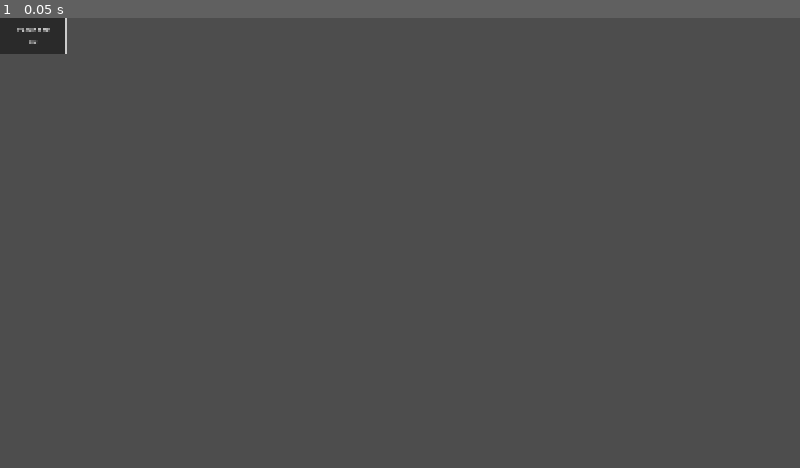
Above: before the commit, frame 1.
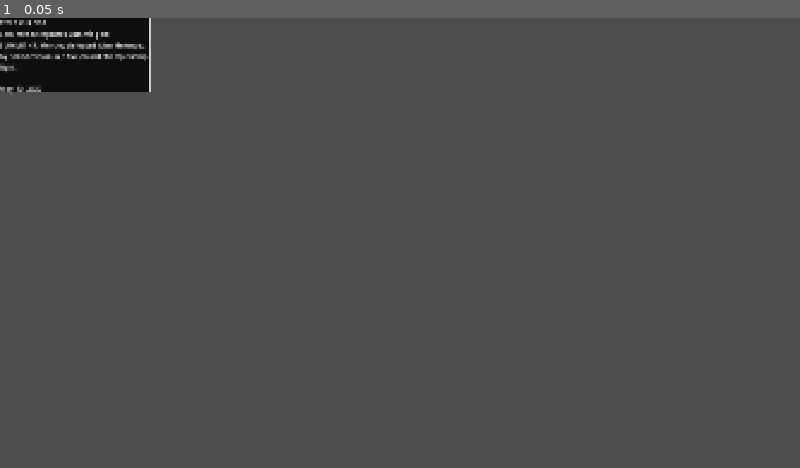
Above: after the commit, the same moment.

Repository: purepainsugar/MMA-Dynasty
Game: Godot game, scene res://Scenes/UI/NewsCard.tscn
The game is run twice, just before and just after one commit, with the same random seed, the same clock (stepped at 60 frames per second) and the same inputs. Before the commit the project starts from res://Scenes/UI/StatCard.tscn.
Inputs:
- Up to frame 1 (0.05 s): no input

The runs differ from the first frame. In frame 1, 2.9% of the frame differs, in the area x 0-19%, y 0-18%.

Commit message:
Sprint 1 Session 10 - Created NewsCard component

Diff:
--- /dev/null
+++ b/Scenes/UI/NewsCard.tscn
@@ -0,0 +1,45 @@
+[gd_scene format=3 uid="uid://bhmn50uy3pemy"]
+
+[sub_resource type="StyleBoxFlat" id="StyleBoxFlat_gf7e2"]
+bg_color = Color(0.05490196, 0.05490196, 0.05490196, 1)
+border_width_left = 1
+border_width_top = 1
+border_width_right = 1
+border_width_bottom = 1
+corner_detail = 1
+
+[node name="NewsCard" type="Panel" unique_id=43714418]
+custom_minimum_size = Vector2(360, 180)
+offset_right = 360.0
+offset_bottom = 180.0
+theme_override_styles/panel = SubResource("StyleBoxFlat_gf7e2")
+
+[node name="Margin" type="MarginContainer" parent="." unique_id=454455752]
+layout_mode = 1
+anchors_preset = 15
+anchor_right = 1.0
+anchor_bottom = 1.0
+grow_horizontal = 2
+grow_vertical = 2
+
+[node name="Stack" type="VBoxContainer" parent="Margin" unique_id=1058812455]
+layout_mode = 2
+
+[node name="CategoryLabel" type="Label" parent="Margin/Stack" unique_id=1013287666]
+layout_mode = 2
+text = "TITLE CHANGE"
+
+[node name="HeadlineLabel" type="Label" parent="Margin/Stack" unique_id=1270179050]
+layout_mode = 2
+text = "Sam Menez captures Summit gold"
+
+[node name="BodyLabel" type="Label" parent="Margin/Stack" unique_id=660056103]
+custom_minimum_size = Vector2(360, 100)
+layout_mode = 2
+text = "SUMMIT 47: Mendez defeated John Melendez by split decision in a five-round championship fight."
+autowrap_mode = 2
+clip_text = true
+
+[node name="DateLabel" type="Label" parent="Margin/Stack" unique_id=1827511207]
+layout_mode = 2
+text = "May 10, 2027"
--- a/project.godot
+++ b/project.godot
@@ -11,7 +11,7 @@
 [application]
 
 config/name="MMA Dynasty"
-run/main_scene="uid://co8j3y8hotuhv"
+run/main_scene="uid://bhmn50uy3pemy"
 config/features=PackedStringArray("4.7", "GL Compatibility")
 config/icon="res://icon.svg"
 
